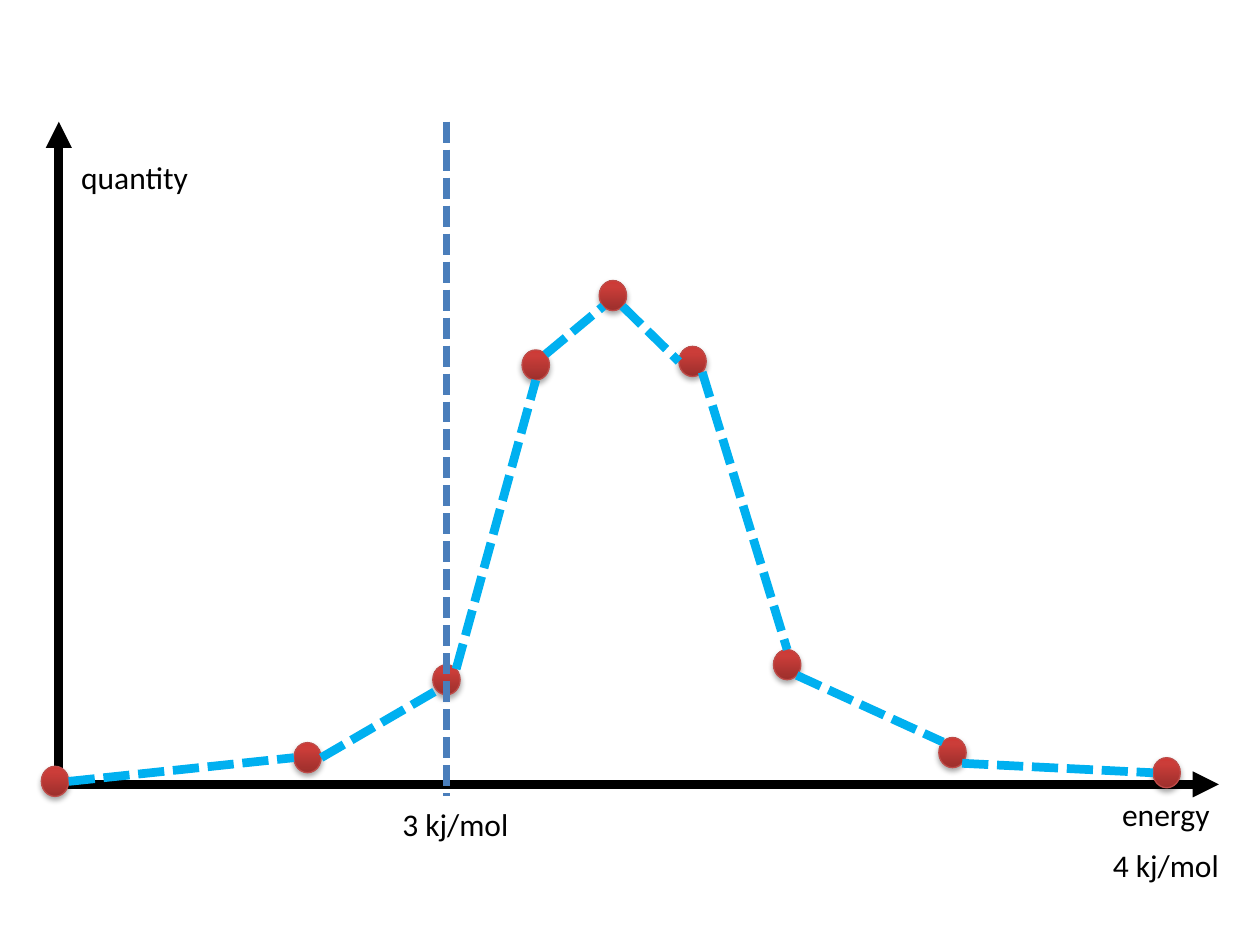
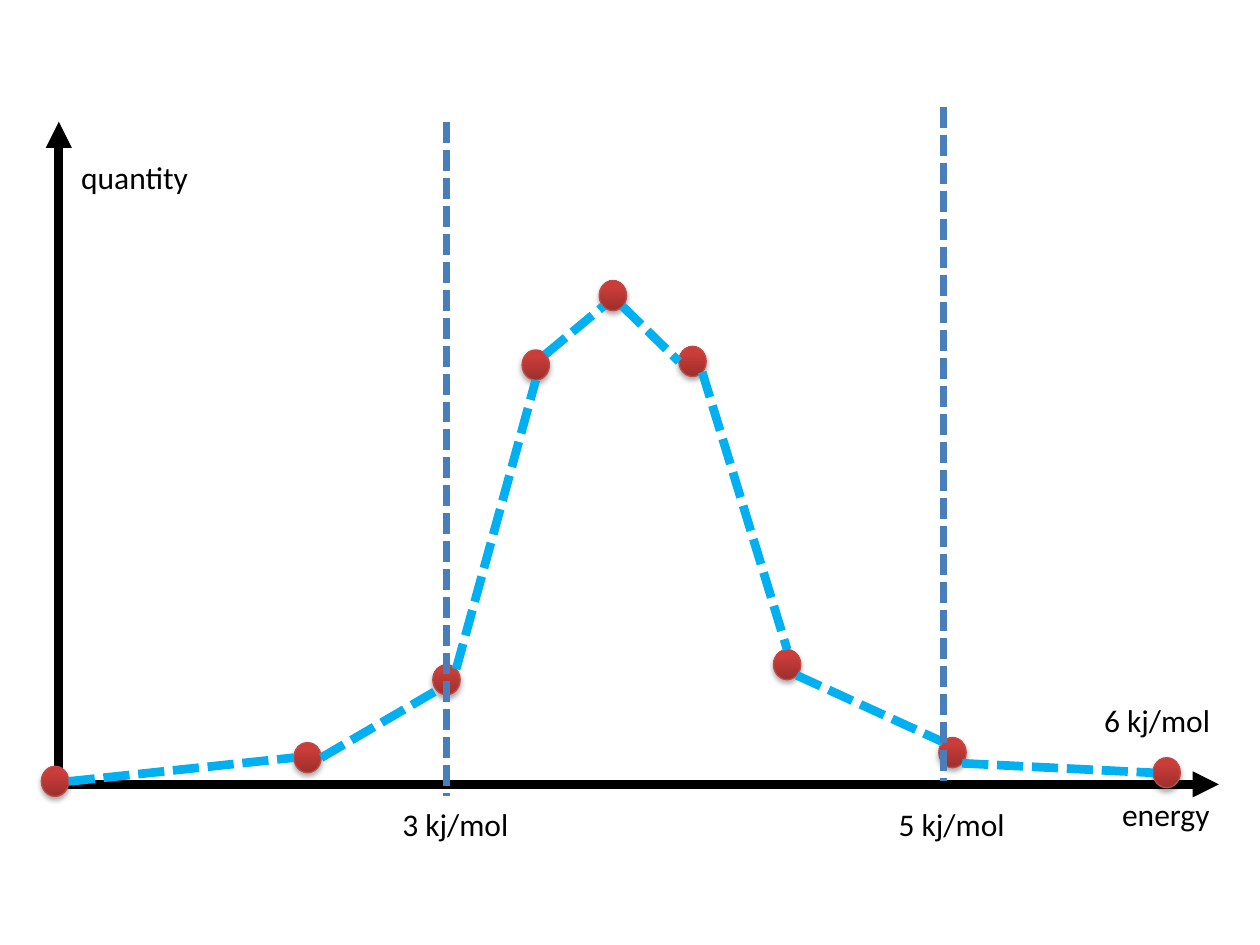
Before and after one commit to xieguigang/mzkit, a slide deck: slide 4 of Manuscript/chemical_graph.pptx. Drawn at 1260x945 pixels with LibreOffice and Linux fonts; fonts in the diff are those of the drawing. Boxes give left, top, right and bottom in pixels: in the first picture for what was removed or moved away, otherwise in the second. Text is boxed around its words. In the diff, an @@ line names an element or a change of style, - is before the commit and + after.

```diff
--- a/Manuscript/chemical_graph.pptx
+++ b/Manuscript/chemical_graph.pptx
@@ line added from (944, 107) to (944, 781), #4B7EBC 4 pt dashed @@
@@ text at [1104, 710, 1210, 738]: text changed @@
-4 kj/mol
+6 kj/mol
@@ text added at [899, 814, 1005, 842], 18 pt, text #000000 @@
+5 kj/mol
```
Also in this commit, not shown: 1 other file.
